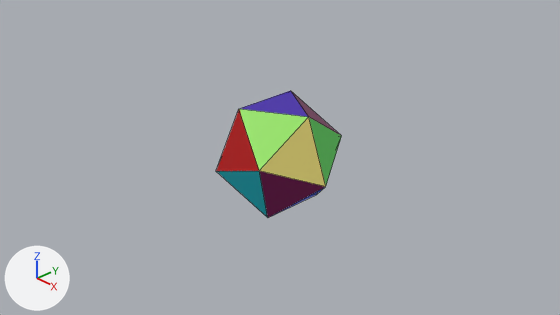
The Blender file ico.blend, before and after one commit.
Both versions are drawn from the file's camera 'Camera'. The axes (+X, +Y, +Z) are drawn at lower left. The lights are the same throughout. Mesh edges are drawn as thin lines.

The older version as bpy lines, for what is in view:
```python
me_cube_001 = bpy.data.meshes.new('Cube.001')
me_cube_001.from_pydata(...)  # 12 vertices, 20 faces; spans x -1.87..1.87, y -1.62..1.62, z -1.51..1.51
me_cube_001.materials.append(mat_material_001)  # green #5ad45a
me_cube_001.materials.append(mat_material_002)  # dark purple #7c1158
me_cube_001.materials.append(mat_material_004)  # purple #4421af
me_cube_001.materials.append(mat_material_005)  # blue #1a53ff
me_cube_001.materials.append(mat_material_006)  # blue #0d88e6
me_cube_001.materials.append(mat_material_007)  # cyan #00b7c7
me_cube_001.materials.append(mat_material_008)  # red #b30000
me_cube_001.materials.append(mat_material_009)  # green #8be04e
me_cube_001.materials.append(mat_material_010)  # yellow #ebdc78
ob_cube_001 = bpy.data.objects.new('Cube.001', me_cube_001)
ob_cube_001.location = (0.0, 0.0, 0.0)
ob_cube_001.scale = (0.5, 0.5, 0.5)
```
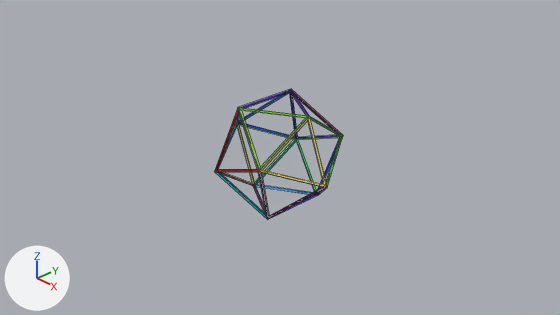
The change, as a diff of the scene's bpy script:
```diff
--- a/ico.blend.py
+++ b/ico.blend.py
@@ ob_cube_001 @@
 ob_cube_001.scale = (0.5, 0.5, 0.5)
+_m = ob_cube_001.modifiers.new('Wireframe', 'WIREFRAME')
+_m.thickness = 0.1
```

Boxes (x1, y1, x2, y2) around the edits, measured in the pictures (560 x 315 px):
'Cube.001', modifiers changed
    before: (216, 91, 341, 218)
    after: (214, 89, 343, 220)
